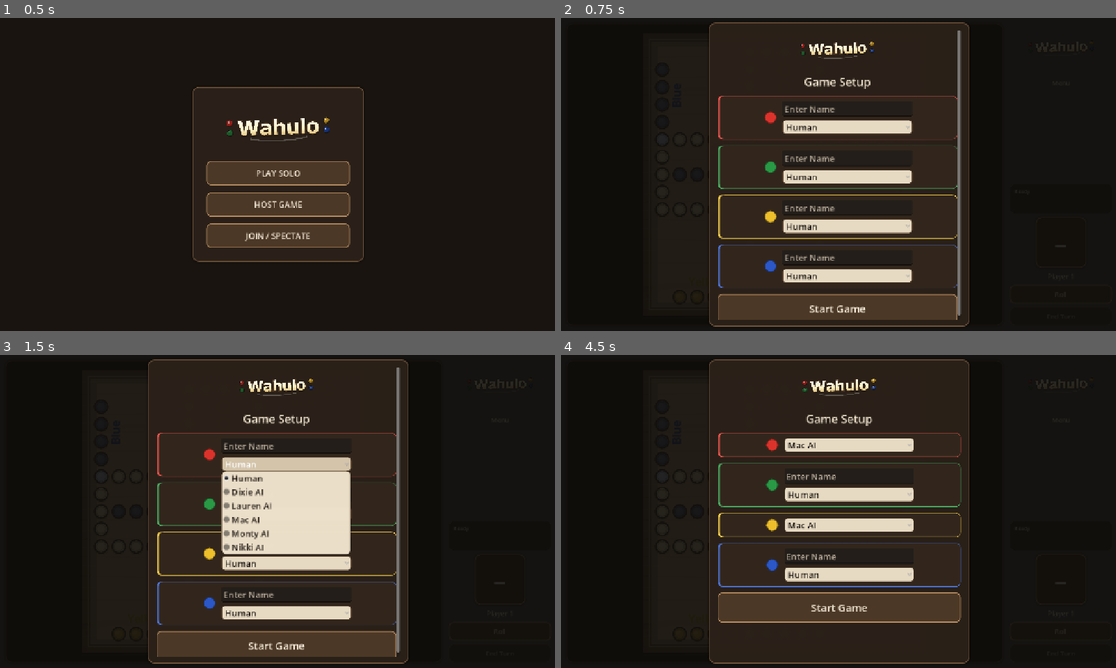
Above: before the commit, frames 1-4 (two rows, left to right).
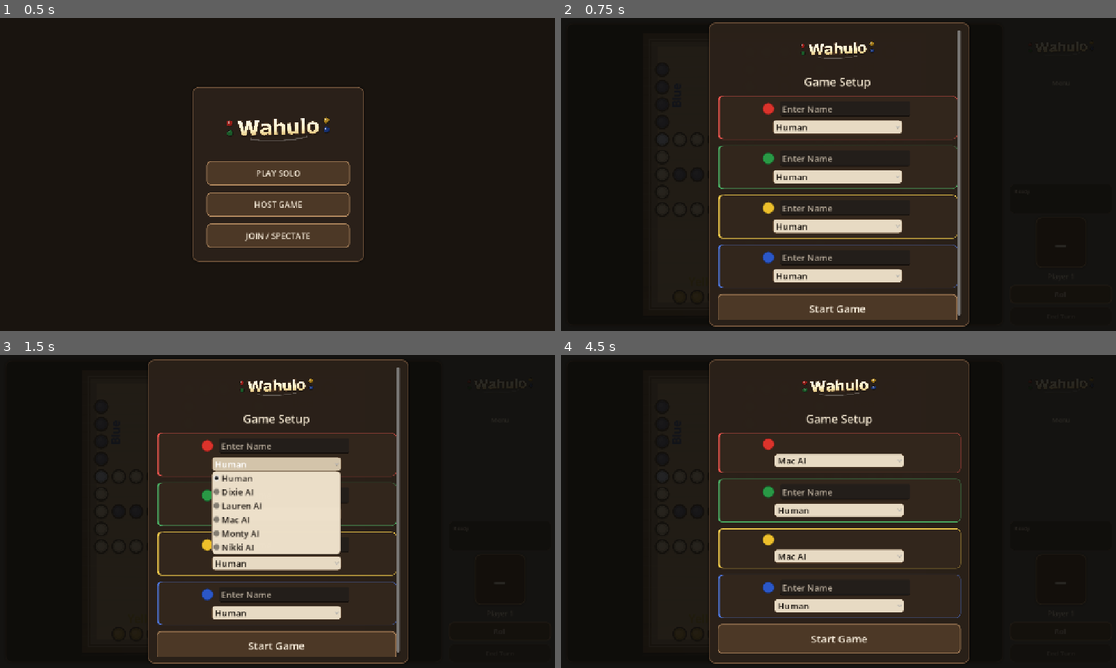
Above: after the commit, the same moments.

Repository: ItsTheMcCoy/wahoo-app
Game: Godot game, scene res://scenes/HomeScreen.tscn
The game is run twice, just before and just after one commit, with the same random seed, the same clock (stepped at 60 frames per second) and the same inputs.
Inputs:
- Up to frame 1 (0.5 s): no input
- Up to frame 2 (0.75 s): click "PLAY SOLO" at 0.5 s
- Up to frame 3 (1.5 s): click "Human" at 1.25 s
- Up to frame 4 (4.5 s): click "Human" at 2 s; click "Mac AI" at 2.75 s; click "Human" at 3.5 s; click "Human" at 4.25 s

Frame 1 is identical in both runs. In frame 2, 2.0% of the frame differs, in the area x 36-64%, y 26-85%; in frame 3, 3.1%; in frame 4, 17%, in the area x 28-73%, y 26-96%.

Commit message:
Center name/picker column in each player card
Revert card inners to VBoxContainer; restore Seat{N}Header HBoxContainer
with a Seat{N}DotSpacer whose width is computed at runtime as
(card_interior/2 - dot_size - header_sep - name_w/2) so the name
field's horizontal center equals the card's horizontal center.
Option button uses SIZE_SHRINK_CENTER so the dropdown is also centered
at name_w. Re-exported web build.

Co-Authored-By: Claude Sonnet 4.6 <noreply@anthropic.com>

Diff:
--- a/godot/scenes/Main.tscn
+++ b/godot/scenes/Main.tscn
@@ -240,135 +240,147 @@
 layout_mode = 2
 size_flags_horizontal = 3
 
-[node name="PlayerCard0Inner" type="HBoxContainer" parent="SetupOverlay/SetupPanel/SetupScroll/SetupContent/PlayerCard0"]
-layout_mode = 2
-alignment = 1
-theme_override_constants/separation = 14
-
-[node name="Seat0Dot" type="Control" parent="SetupOverlay/SetupPanel/SetupScroll/SetupContent/PlayerCard0/PlayerCard0Inner"]
+[node name="PlayerCard0Inner" type="VBoxContainer" parent="SetupOverlay/SetupPanel/SetupScroll/SetupContent/PlayerCard0"]
+layout_mode = 2
+theme_override_constants/separation = 8
+
+[node name="Seat0Header" type="HBoxContainer" parent="SetupOverlay/SetupPanel/SetupScroll/SetupContent/PlayerCard0/PlayerCard0Inner"]
+layout_mode = 2
+theme_override_constants/separation = 14
+
+[node name="Seat0DotSpacer" type="Control" parent="SetupOverlay/SetupPanel/SetupScroll/SetupContent/PlayerCard0/PlayerCard0Inner/Seat0Header"]
+layout_mode = 2
+custom_minimum_size = Vector2(0, 0)
+
+[node name="Seat0Dot" type="Control" parent="SetupOverlay/SetupPanel/SetupScroll/SetupContent/PlayerCard0/PlayerCard0Inner/Seat0Header"]
 layout_mode = 2
 custom_minimum_size = Vector2(28, 28)
 size_flags_vertical = 4
 
-[node name="Seat0RightCol" type="VBoxContainer" parent="SetupOverlay/SetupPanel/SetupScroll/SetupContent/PlayerCard0/PlayerCard0Inner"]
+[node name="Seat0Name" type="LineEdit" parent="SetupOverlay/SetupPanel/SetupScroll/SetupContent/PlayerCard0/PlayerCard0Inner/Seat0Header"]
+visible = false
 layout_mode = 2
 size_flags_horizontal = 0
-theme_override_constants/separation = 8
-
-[node name="Seat0Name" type="LineEdit" parent="SetupOverlay/SetupPanel/SetupScroll/SetupContent/PlayerCard0/PlayerCard0Inner/Seat0RightCol"]
-visible = false
-layout_mode = 2
-size_flags_horizontal = 0
+size_flags_vertical = 4
 custom_minimum_size = Vector2(0, 31)
 max_length = 12
 placeholder_text = "Enter player name"
 theme_override_font_sizes/font_size = 20
 
-[node name="Seat0Option" type="OptionButton" parent="SetupOverlay/SetupPanel/SetupScroll/SetupContent/PlayerCard0/PlayerCard0Inner/Seat0RightCol"]
+[node name="Seat0Option" type="OptionButton" parent="SetupOverlay/SetupPanel/SetupScroll/SetupContent/PlayerCard0/PlayerCard0Inner"]
+layout_mode = 2
+size_flags_horizontal = 4
+custom_minimum_size = Vector2(0, 32)
+theme_override_font_sizes/font_size = 20
+
+[node name="PlayerCard1" type="PanelContainer" parent="SetupOverlay/SetupPanel/SetupScroll/SetupContent"]
+layout_mode = 2
+size_flags_horizontal = 3
+
+[node name="PlayerCard1Inner" type="VBoxContainer" parent="SetupOverlay/SetupPanel/SetupScroll/SetupContent/PlayerCard1"]
+layout_mode = 2
+theme_override_constants/separation = 8
+
+[node name="Seat1Header" type="HBoxContainer" parent="SetupOverlay/SetupPanel/SetupScroll/SetupContent/PlayerCard1/PlayerCard1Inner"]
+layout_mode = 2
+theme_override_constants/separation = 14
+
+[node name="Seat1DotSpacer" type="Control" parent="SetupOverlay/SetupPanel/SetupScroll/SetupContent/PlayerCard1/PlayerCard1Inner/Seat1Header"]
+layout_mode = 2
+custom_minimum_size = Vector2(0, 0)
+
+[node name="Seat1Dot" type="Control" parent="SetupOverlay/SetupPanel/SetupScroll/SetupContent/PlayerCard1/PlayerCard1Inner/Seat1Header"]
+layout_mode = 2
+custom_minimum_size = Vector2(28, 28)
+size_flags_vertical = 4
+
+[node name="Seat1Name" type="LineEdit" parent="SetupOverlay/SetupPanel/SetupScroll/SetupContent/PlayerCard1/PlayerCard1Inner/Seat1Header"]
+visible = false
 layout_mode = 2
 size_flags_horizontal = 0
-custom_minimum_size = Vector2(0, 32)
-theme_override_font_sizes/font_size = 20
-
-[node name="PlayerCard1" type="PanelContainer" parent="SetupOverlay/SetupPanel/SetupScroll/SetupContent"]
-layout_mode = 2
-size_flags_horizontal = 3
-
-[node name="PlayerCard1Inner" type="HBoxContainer" parent="SetupOverlay/SetupPanel/SetupScroll/SetupContent/PlayerCard1"]
-layout_mode = 2
-alignment = 1
-theme_override_constants/separation = 14
-
-[node name="Seat1Dot" type="Control" parent="SetupOverlay/SetupPanel/SetupScroll/SetupContent/PlayerCard1/PlayerCard1Inner"]
-layout_mode = 2
-custom_minimum_size = Vector2(28, 28)
-size_flags_vertical = 4
-
-[node name="Seat1RightCol" type="VBoxContainer" parent="SetupOverlay/SetupPanel/SetupScroll/SetupContent/PlayerCard1/PlayerCard1Inner"]
-layout_mode = 2
-size_flags_horizontal = 0
-theme_override_constants/separation = 8
-
-[node name="Seat1Name" type="LineEdit" parent="SetupOverlay/SetupPanel/SetupScroll/SetupContent/PlayerCard1/PlayerCard1Inner/Seat1RightCol"]
-visible = false
-layout_mode = 2
-size_flags_horizontal = 0
+size_flags_vertical = 4
 custom_minimum_size = Vector2(0, 31)
 max_length = 12
 placeholder_text = "Enter player name"
 theme_override_font_sizes/font_size = 20
 
-[node name="Seat1Option" type="OptionButton" parent="SetupOverlay/SetupPanel/SetupScroll/SetupContent/PlayerCard1/PlayerCard1Inner/Seat1RightCol"]
+[node name="Seat1Option" type="OptionButton" parent="SetupOverlay/SetupPanel/SetupScroll/SetupContent/PlayerCard1/PlayerCard1Inner"]
+layout_mode = 2
+size_flags_horizontal = 4
+custom_minimum_size = Vector2(0, 32)
+theme_override_font_sizes/font_size = 20
+
+[node name="PlayerCard2" type="PanelContainer" parent="SetupOverlay/SetupPanel/SetupScroll/SetupContent"]
+layout_mode = 2
+size_flags_horizontal = 3
+
+[node name="PlayerCard2Inner" type="VBoxContainer" parent="SetupOverlay/SetupPanel/SetupScroll/SetupContent/PlayerCard2"]
+layout_mode = 2
+theme_override_constants/separation = 8
+
+[node name="Seat2Header" type="HBoxContainer" parent="SetupOverlay/SetupPanel/SetupScroll/SetupContent/PlayerCard2/PlayerCard2Inner"]
+layout_mode = 2
+theme_override_constants/separation = 14
+
+[node name="Seat2DotSpacer" type="Control" parent="SetupOverlay/SetupPanel/SetupScroll/SetupContent/PlayerCard2/PlayerCard2Inner/Seat2Header"]
+layout_mode = 2
+custom_minimum_size = Vector2(0, 0)
+
+[node name="Seat2Dot" type="Control" parent="SetupOverlay/SetupPanel/SetupScroll/SetupContent/PlayerCard2/PlayerCard2Inner/Seat2Header"]
+layout_mode = 2
+custom_minimum_size = Vector2(28, 28)
+size_flags_vertical = 4
+
+[node name="Seat2Name" type="LineEdit" parent="SetupOverlay/SetupPanel/SetupScroll/SetupContent/PlayerCard2/PlayerCard2Inner/Seat2Header"]
+visible = false
 layout_mode = 2
 size_flags_horizontal = 0
-custom_minimum_size = Vector2(0, 32)
-theme_override_font_sizes/font_size = 20
-
-[node name="PlayerCard2" type="PanelContainer" parent="SetupOverlay/SetupPanel/SetupScroll/SetupContent"]
-layout_mode = 2
-size_flags_horizontal = 3
-
-[node name="PlayerCard2Inner" type="HBoxContainer" parent="SetupOverlay/SetupPanel/SetupScroll/SetupContent/PlayerCard2"]
-layout_mode = 2
-alignment = 1
-theme_override_constants/separation = 14
-
-[node name="Seat2Dot" type="Control" parent="SetupOverlay/SetupPanel/SetupScroll/SetupContent/PlayerCard2/PlayerCard2Inner"]
-layout_mode = 2
-custom_minimum_size = Vector2(28, 28)
-size_flags_vertical = 4
-
-[node name="Seat2RightCol" type="VBoxContainer" parent="SetupOverlay/SetupPanel/SetupScroll/SetupContent/PlayerCard2/PlayerCard2Inner"]
-layout_mode = 2
-size_flags_horizontal = 0
-theme_override_constants/separation = 8
-
-[node name="Seat2Name" type="LineEdit" parent="SetupOverlay/SetupPanel/SetupScroll/SetupContent/PlayerCard2/PlayerCard2Inner/Seat2RightCol"]
-visible = false
-layout_mode = 2
-size_flags_horizontal = 0
+size_flags_vertical = 4
 custom_minimum_size = Vector2(0, 31)
 max_length = 12
 placeholder_text = "Enter player name"
 theme_override_font_sizes/font_size = 20
 
-[node name="Seat2Option" type="OptionButton" parent="SetupOverlay/SetupPanel/SetupScroll/SetupContent/PlayerCard2/PlayerCard2Inner/Seat2RightCol"]
+[node name="Seat2Option" type="OptionButton" parent="SetupOverlay/SetupPanel/SetupScroll/SetupContent/PlayerCard2/PlayerCard2Inner"]
+layout_mode = 2
+size_flags_horizontal = 4
+custom_minimum_size = Vector2(0, 32)
+theme_override_font_sizes/font_size = 20
+
+[node name="PlayerCard3" type="PanelContainer" parent="SetupOverlay/SetupPanel/SetupScroll/SetupContent"]
+layout_mode = 2
+size_flags_horizontal = 3
+
+[node name="PlayerCard3Inner" type="VBoxContainer" parent="SetupOverlay/SetupPanel/SetupScroll/SetupContent/PlayerCard3"]
+layout_mode = 2
+theme_override_constants/separation = 8
+
+[node name="Seat3Header" type="HBoxContainer" parent="SetupOverlay/SetupPanel/SetupScroll/SetupContent/PlayerCard3/PlayerCard3Inner"]
+layout_mode = 2
+theme_override_constants/separation = 14
+
+[node name="Seat3DotSpacer" type="Control" parent="SetupOverlay/SetupPanel/SetupScroll/SetupContent/PlayerCard3/PlayerCard3Inner/Seat3Header"]
+layout_mode = 2
+custom_minimum_size = Vector2(0, 0)
+
+[node name="Seat3Dot" type="Control" parent="SetupOverlay/SetupPanel/SetupScroll/SetupContent/PlayerCard3/PlayerCard3Inner/Seat3Header"]
+layout_mode = 2
+custom_minimum_size = Vector2(28, 28)
+size_flags_vertical = 4
+
+[node name="Seat3Name" type="LineEdit" parent="SetupOverlay/SetupPanel/SetupScroll/SetupContent/PlayerCard3/PlayerCard3Inner/Seat3Header"]
+visible = false
 layout_mode = 2
 size_flags_horizontal = 0
-custom_minimum_size = Vector2(0, 32)
-theme_override_font_sizes/font_size = 20
-
-[node name="PlayerCard3" type="PanelContainer" parent="SetupOverlay/SetupPanel/SetupScroll/SetupContent"]
-layout_mode = 2
-size_flags_horizontal = 3
-
-[node name="PlayerCard3Inner" type="HBoxContainer" parent="SetupOverlay/SetupPanel/SetupScroll/SetupContent/PlayerCard3"]
-layout_mode = 2
-alignment = 1
-theme_override_constants/separation = 14
-
-[node name="Seat3Dot" type="Control" parent="SetupOverlay/SetupPanel/SetupScroll/SetupContent/PlayerCard3/PlayerCard3Inner"]
-layout_mode = 2
-custom_minimum_size = Vector2(28, 28)
-size_flags_vertical = 4
-
-[node name="Seat3RightCol" type="VBoxContainer" parent="SetupOverlay/SetupPanel/SetupScroll/SetupContent/PlayerCard3/PlayerCard3Inner"]
-layout_mode = 2
-size_flags_horizontal = 0
-theme_override_constants/separation = 8
-
-[node name="Seat3Name" type="LineEdit" parent="SetupOverlay/SetupPanel/SetupScroll/SetupContent/PlayerCard3/PlayerCard3Inner/Seat3RightCol"]
-visible = false
-layout_mode = 2
-size_flags_horizontal = 0
+size_flags_vertical = 4
 custom_minimum_size = Vector2(0, 31)
 max_length = 12
 placeholder_text = "Enter player name"
 theme_override_font_sizes/font_size = 20
 
-[node name="Seat3Option" type="OptionButton" parent="SetupOverlay/SetupPanel/SetupScroll/SetupContent/PlayerCard3/PlayerCard3Inner/Seat3RightCol"]
-layout_mode = 2
-size_flags_horizontal = 0
+[node name="Seat3Option" type="OptionButton" parent="SetupOverlay/SetupPanel/SetupScroll/SetupContent/PlayerCard3/PlayerCard3Inner"]
+layout_mode = 2
+size_flags_horizontal = 4
 custom_minimum_size = Vector2(0, 32)
 theme_override_font_sizes/font_size = 20
 
--- a/godot/scripts/main.gd
+++ b/godot/scripts/main.gd
@@ -65,18 +65,18 @@
 @onready var _setup_panel: PanelContainer = $SetupOverlay/SetupPanel
 @onready var _setup_brand_title: TextureRect = $SetupOverlay/SetupPanel/SetupScroll/SetupContent/BrandTitle
 @onready var _start_button: Button = $SetupOverlay/SetupPanel/SetupScroll/SetupContent/StartButton
-@onready var _seat_option_0: OptionButton = $SetupOverlay/SetupPanel/SetupScroll/SetupContent/PlayerCard0/PlayerCard0Inner/Seat0RightCol/Seat0Option
-@onready var _seat_option_1: OptionButton = $SetupOverlay/SetupPanel/SetupScroll/SetupContent/PlayerCard1/PlayerCard1Inner/Seat1RightCol/Seat1Option
-@onready var _seat_option_2: OptionButton = $SetupOverlay/SetupPanel/SetupScroll/SetupContent/PlayerCard2/PlayerCard2Inner/Seat2RightCol/Seat2Option
-@onready var _seat_option_3: OptionButton = $SetupOverlay/SetupPanel/SetupScroll/SetupContent/PlayerCard3/PlayerCard3Inner/Seat3RightCol/Seat3Option
-@onready var _seat_name_0: LineEdit = $SetupOverlay/SetupPanel/SetupScroll/SetupContent/PlayerCard0/PlayerCard0Inner/Seat0RightCol/Seat0Name
-@onready var _seat_name_1: LineEdit = $SetupOverlay/SetupPanel/SetupScroll/SetupContent/PlayerCard1/PlayerCard1Inner/Seat1RightCol/Seat1Name
-@onready var _seat_name_2: LineEdit = $SetupOverlay/SetupPanel/SetupScroll/SetupContent/PlayerCard2/PlayerCard2Inner/Seat2RightCol/Seat2Name
-@onready var _seat_name_3: LineEdit = $SetupOverlay/SetupPanel/SetupScroll/SetupContent/PlayerCard3/PlayerCard3Inner/Seat3RightCol/Seat3Name
-@onready var _seat_label_0: Control = $SetupOverlay/SetupPanel/SetupScroll/SetupContent/PlayerCard0/PlayerCard0Inner/Seat0Dot
-@onready var _seat_label_1: Control = $SetupOverlay/SetupPanel/SetupScroll/SetupContent/PlayerCard1/PlayerCard1Inner/Seat1Dot
-@onready var _seat_label_2: Control = $SetupOverlay/SetupPanel/SetupScroll/SetupContent/PlayerCard2/PlayerCard2Inner/Seat2Dot
-@onready var _seat_label_3: Control = $SetupOverlay/SetupPanel/SetupScroll/SetupContent/PlayerCard3/PlayerCard3Inner/Seat3Dot
+@onready var _seat_option_0: OptionButton = $SetupOverlay/SetupPanel/SetupScroll/SetupContent/PlayerCard0/PlayerCard0Inner/Seat0Option
+@onready var _seat_option_1: OptionButton = $SetupOverlay/SetupPanel/SetupScroll/SetupContent/PlayerCard1/PlayerCard1Inner/Seat1Option
+@onready var _seat_option_2: OptionButton = $SetupOverlay/SetupPanel/SetupScroll/SetupContent/PlayerCard2/PlayerCard2Inner/Seat2Option
+@onready var _seat_option_3: OptionButton = $SetupOverlay/SetupPanel/SetupScroll/SetupContent/PlayerCard3/PlayerCard3Inner/Seat3Option
+@onready var _seat_name_0: LineEdit = $SetupOverlay/SetupPanel/SetupScroll/SetupContent/PlayerCard0/PlayerCard0Inner/Seat0Header/Seat0Name
+@onready var _seat_name_1: LineEdit = $SetupOverlay/SetupPanel/SetupScroll/SetupContent/PlayerCard1/PlayerCard1Inner/Seat1Header/Seat1Name
+@onready var _seat_name_2: LineEdit = $SetupOverlay/SetupPanel/SetupScroll/SetupContent/PlayerCard2/PlayerCard2Inner/Seat2Header/Seat2Name
+@onready var _seat_name_3: LineEdit = $SetupOverlay/SetupPanel/SetupScroll/SetupContent/PlayerCard3/PlayerCard3Inner/Seat3Header/Seat3Name
+@onready var _seat_label_0: Control = $SetupOverlay/SetupPanel/SetupScroll/SetupContent/PlayerCard0/PlayerCard0Inner/Seat0Header/Seat0Dot
+@onready var _seat_label_1: Control = $SetupOverlay/SetupPanel/SetupScroll/SetupContent/PlayerCard1/PlayerCard1Inner/Seat1Header/Seat1Dot
+@onready var _seat_label_2: Control = $SetupOverlay/SetupPanel/SetupScroll/SetupContent/PlayerCard2/PlayerCard2Inner/Seat2Header/Seat2Dot
+@onready var _seat_label_3: Control = $SetupOverlay/SetupPanel/SetupScroll/SetupContent/PlayerCard3/PlayerCard3Inner/Seat3Header/Seat3Dot
 
 signal _opening_roll_pressed
 
@@ -732,14 +732,15 @@
 	# 14 = fixed card_bg_style content margin (set once in _apply_visual_theme)
 	var card_interior_w := roundi(panel_w) - 2 * hpad - 2 * 14
 
-	var dot_size      := roundi(28.0 * ui_scale)   # 35 * 0.8
-	var option_height := roundi(32.0 * ui_scale)   # 46 * 0.7
-	var name_height   := roundi(31.0 * ui_scale)   # dot_size * 1.1
+	var dot_size      := roundi(28.0 * ui_scale)
+	var option_height := roundi(32.0 * ui_scale)
+	var name_height   := roundi(31.0 * ui_scale)
 	var header_sep    := roundi(14.0 * ui_scale)
+	var card_sep      := roundi(8.0 * ui_scale)
 	var name_w        := maxi(roundi(card_interior_w * 0.56), roundi(90.0 * ui_scale))
 	var field_font    := roundi(20.0 * ui_scale)
-	var right_col_sep := roundi(8.0 * ui_scale)
-	var left_pad      := roundi(18.0 * ui_scale)
+	# Spacer shifts dot left so that the name/picker column is centered in the card.
+	var left_offset   := maxi(0, card_interior_w / 2 - dot_size - header_sep - name_w / 2)
 
 	var dots := [_seat_label_0, _seat_label_1, _seat_label_2, _seat_label_3]
 	var card_inners := [
@@ -748,29 +749,27 @@
 		$SetupOverlay/SetupPanel/SetupScroll/SetupContent/PlayerCard2/PlayerCard2Inner,
 		$SetupOverlay/SetupPanel/SetupScroll/SetupContent/PlayerCard3/PlayerCard3Inner,
 	]
-	var right_cols := [
-		$SetupOverlay/SetupPanel/SetupScroll/SetupContent/PlayerCard0/PlayerCard0Inner/Seat0RightCol,
-		$SetupOverlay/SetupPanel/SetupScroll/SetupContent/PlayerCard1/PlayerCard1Inner/Seat1RightCol,
-		$SetupOverlay/SetupPanel/SetupScroll/SetupContent/PlayerCard2/PlayerCard2Inner/Seat2RightCol,
-		$SetupOverlay/SetupPanel/SetupScroll/SetupContent/PlayerCard3/PlayerCard3Inner/Seat3RightCol,
+	var seat_headers := [
+		$SetupOverlay/SetupPanel/SetupScroll/SetupContent/PlayerCard0/PlayerCard0Inner/Seat0Header,
+		$SetupOverlay/SetupPanel/SetupScroll/SetupContent/PlayerCard1/PlayerCard1Inner/Seat1Header,
+		$SetupOverlay/SetupPanel/SetupScroll/SetupContent/PlayerCard2/PlayerCard2Inner/Seat2Header,
+		$SetupOverlay/SetupPanel/SetupScroll/SetupContent/PlayerCard3/PlayerCard3Inner/Seat3Header,
 	]
-	var player_cards := [
-		$SetupOverlay/SetupPanel/SetupScroll/SetupContent/PlayerCard0,
-		$SetupOverlay/SetupPanel/SetupScroll/SetupContent/PlayerCard1,
-		$SetupOverlay/SetupPanel/SetupScroll/SetupContent/PlayerCard2,
-		$SetupOverlay/SetupPanel/SetupScroll/SetupContent/PlayerCard3,
+	var dot_spacers := [
+		$SetupOverlay/SetupPanel/SetupScroll/SetupContent/PlayerCard0/PlayerCard0Inner/Seat0Header/Seat0DotSpacer,
+		$SetupOverlay/SetupPanel/SetupScroll/SetupContent/PlayerCard1/PlayerCard1Inner/Seat1Header/Seat1DotSpacer,
+		$SetupOverlay/SetupPanel/SetupScroll/SetupContent/PlayerCard2/PlayerCard2Inner/Seat2Header/Seat2DotSpacer,
+		$SetupOverlay/SetupPanel/SetupScroll/SetupContent/PlayerCard3/PlayerCard3Inner/Seat3Header/Seat3DotSpacer,
 	]
 	for i in range(4):
 		dots[i].custom_minimum_size = Vector2(dot_size, dot_size)
-		card_inners[i].add_theme_constant_override("separation", header_sep)
-		right_cols[i].add_theme_constant_override("separation", right_col_sep)
-		var cs := player_cards[i].get_theme_stylebox("panel") as StyleBoxFlat
-		if cs != null:
-			cs.content_margin_left = left_pad
+		card_inners[i].add_theme_constant_override("separation", card_sep)
+		seat_headers[i].add_theme_constant_override("separation", header_sep)
+		dot_spacers[i].custom_minimum_size = Vector2(left_offset, 0)
 
 	for opt in _seat_options():
 		opt.custom_minimum_size = Vector2(name_w, option_height)
-		opt.size_flags_horizontal = Control.SIZE_SHRINK_BEGIN
+		opt.size_flags_horizontal = Control.SIZE_SHRINK_CENTER
 		opt.add_theme_font_size_override("font_size", field_font)
 		opt.get_popup().add_theme_font_size_override("font_size", field_font)
 	for field in _seat_name_fields():
Not shown, changed: godot/build/web/index.html
Not shown, changed: godot/build/web/index.pck
